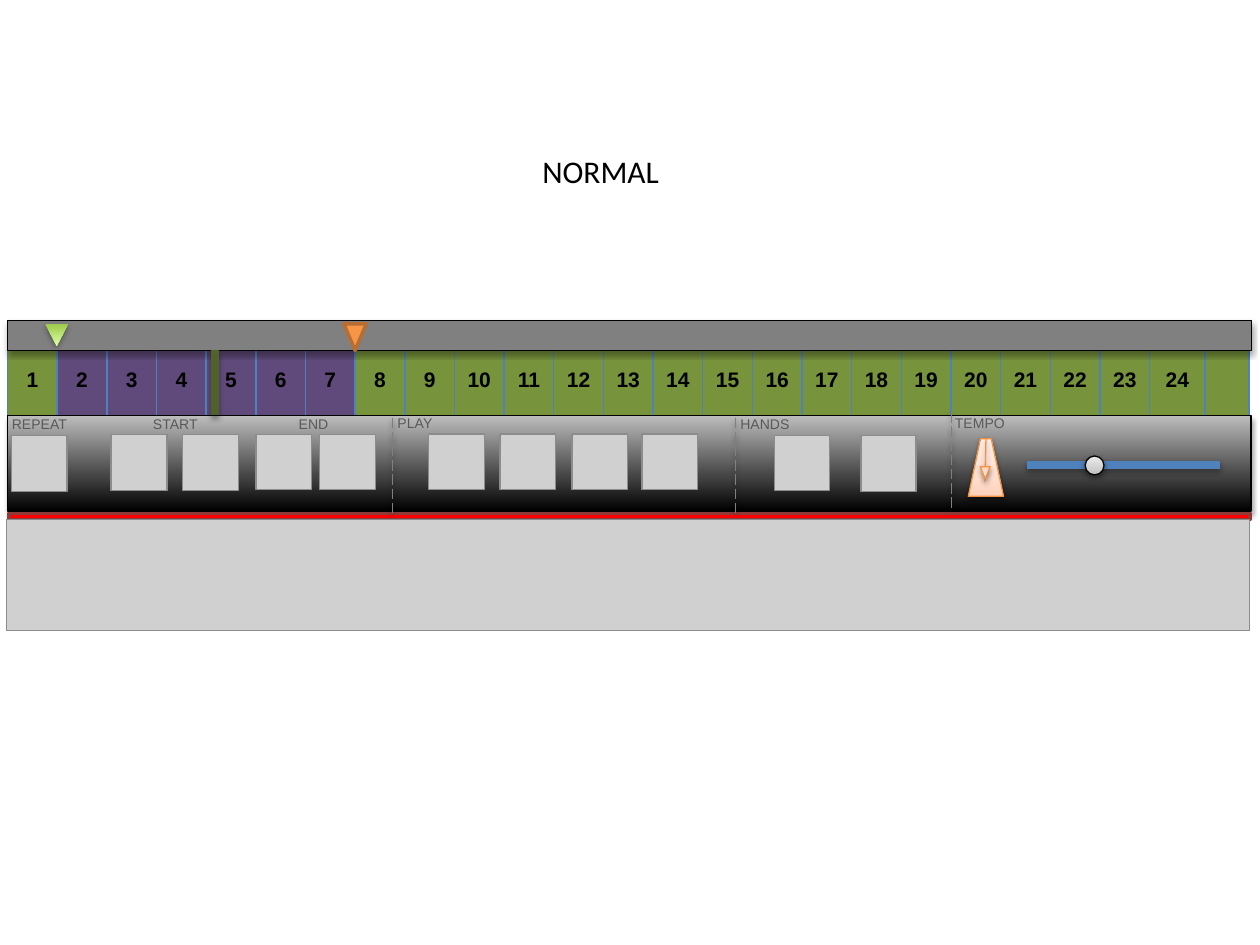
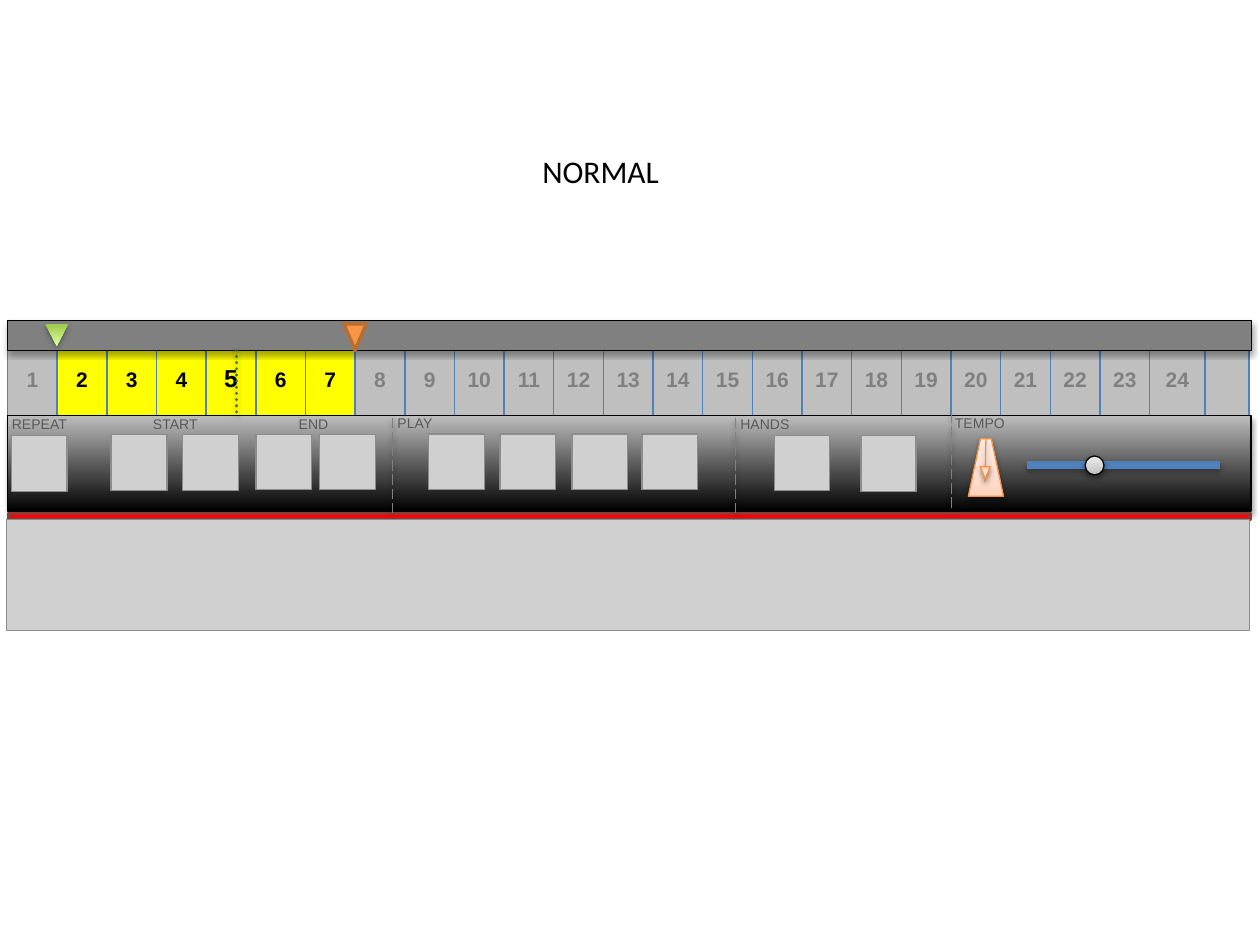
Before and after one commit to etayki/heyDude, a slide deck: slide 1 of GraphicDesign.pptx. Drawn at 1260x945 pixels with LibreOffice and Linux fonts; fonts in the diff are those of the drawing; grey boxes stand for pictures. Boxes give left, top, right and bottom in pixels: in the first picture for what was removed or moved away, otherwise in the second. Text is boxed around its words. In the diff, an @@ line names an element or a change of style, - is before the commit and + after.

Commit message:
Graphic update

```diff
--- a/GraphicDesign.pptx
+++ b/GraphicDesign.pptx
@@ table at (8, 350, 1237, 416) @@
@@ fill #77933C to #BFBFBF in 19 cells @@
@@ fill #604A7B to #FFFF00 in 6 cells @@
@@ text colour #000000 to #808080 in "1", "8", "9", "10" and 14 more places @@
@@ size 12 to 14 pt in "5" @@
@@ line spacing 1.5 to 1.3 @@
@@ line moved from (214, 350) - (214, 416) to (237, 350) - (237, 416) @@
@@ line (237, 350) - (237, 416): stroke #4F6228 4.5 pt to #4F6228 1.75 pt dashed @@
```
